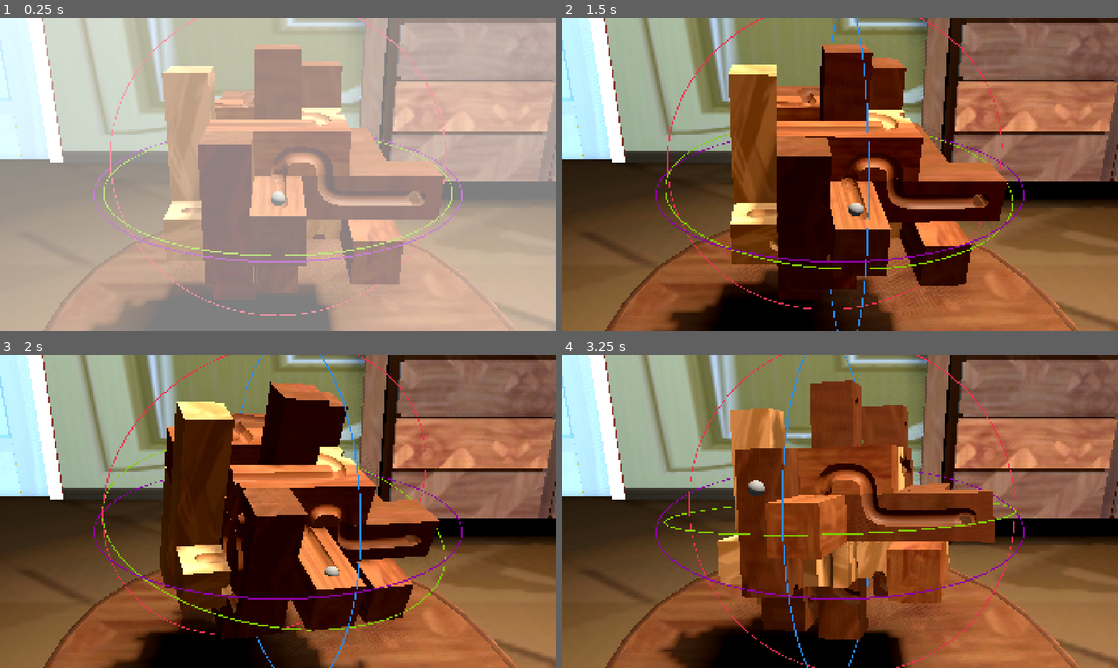
Above: before the commit, frames 1-4 (two rows, left to right).
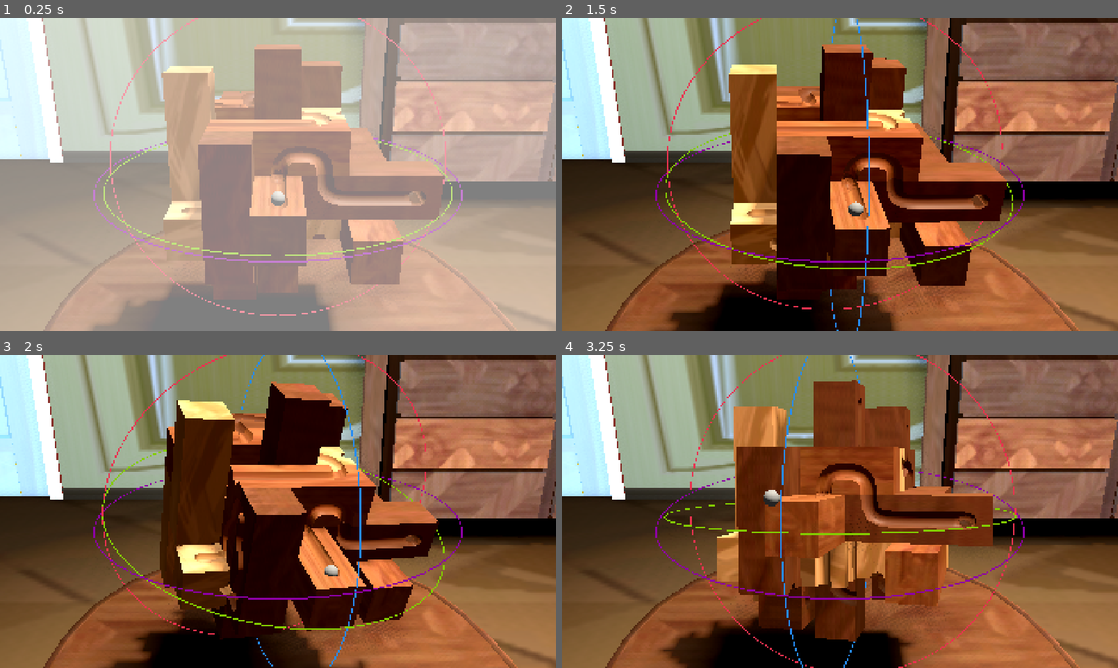
Above: after the commit, the same moments.

Repository: henpemaz/Marble-Maze
Game: Godot game, scene res://Game/Levels/game.tscn
The game is run twice, just before and just after one commit, with the same random seed, the same clock (stepped at 60 frames per second) and the same inputs. This scene is started directly instead of the project's main scene.
Inputs (mouse positions are in pixels of both pictures, inside the frame that each line leads up to):
- Up to frame 1 (0.25 s): no input
- Up to frame 2 (1.5 s): tap Enter (ui_accept) at 0.5, 0.77 s; move the mouse to (962, 158) at 0.52 s; press the mouse at (962, 158) at 0.53 s; release the mouse at (962, 158) at 1.25 s; drag from (728, 190) to (812, 237) at 1.27 s
- Up to frame 3 (2 s): no input
- Up to frame 4 (3.25 s): tap Enter (ui_accept) at 2, 2.75 s; move the mouse to (895, 442) at 2.02 s; press the mouse at (895, 442) at 2.03 s; release the mouse at (895, 442) at 2.75 s; drag from (812, 574) to (673, 464) at 2.77 s

Frame 1 is identical in both runs. In frame 2, 0.5% of the frame differs, in the area x 18-81%, y 0-100%; in frame 3, 1.5%; in frame 4, 6.0%, in the area x 18-82%, y 0-100%.

Commit message:
fix gizmo movement

Diff:
--- a/marble-maze/Game/Components/gizmo.gd
+++ b/marble-maze/Game/Components/gizmo.gd
@@ -14,6 +14,8 @@
 @export var inactive_alpha := 0.2
 @export var hover_alpha := 0.5
 @export var active_alpha := 1.0
+
+@export var debug:bool
 
 signal dragged(offset:float)
 signal gizmo_grabbed
@@ -51,11 +53,11 @@
 	original_shape_height = shape.height
 	var camera := get_viewport().get_camera_3d()
 	if abs(camera.global_basis.z.dot(global_basis.y)) < 0.2: # from side
-		print("dragged from side!")
+		if debug: print("dragged from side!")
 		grabbed_from_side = true
 		shape.height = 1 # extend
 	else:
-		print("dragged from front!")
+		if debug: print("dragged from front!")
 		grabbed_from_side = false
 		shape.height = 0.0 # shrimk
 
@@ -64,7 +66,7 @@
 	update_graphics()
 	gizmo_grabbed.emit()
 
-	print("dragged!")
+	if debug: print("dragged!")
 
 func released():
 	collision_layer &= ~active_gizmo_layer
@@ -73,13 +75,13 @@
 
 	gizmo_released.emit()
 
-	print("released!")
+	if debug: print("released!")
 
 func new_grab_position(mouse_position:Vector2):
 	var new_grabbed_point := point_of_mouse(mouse_position)
 	var angle_offset := grabbed_point.signed_angle_to(new_grabbed_point, Vector3.UP)
 	dragged.emit(angle_offset)
-	print(angle_offset)
+	if debug: print(angle_offset)
 
 
 func point_of_mouse(mouse_position:Vector2)->Vector3:
@@ -95,8 +97,8 @@
 	if result:
 		var hit:Vector3 = global_transform.inverse() * result["position"]
 		hit.y = 0
-		print("shape hit")
-		print(hit)
+		if debug: print("shape hit")
+		if debug: print(hit)
 		return hit
 	if grabbed_from_side: # cilinder only
 		return Vector3.ZERO
@@ -105,11 +107,11 @@
 	if result:
 		var hit:Vector3 = global_transform.inverse() * result
 		hit.y = 0
-		print("plane hit")
-		print(hit)
+		if debug: print("plane hit")
+		if debug: print(hit)
 		return hit
 
-	push_error("no result")
+	if debug: push_error("no result")
 	return Vector3.ZERO
 
 
--- a/marble-maze/Game/Levels/controls.gd
+++ b/marble-maze/Game/Levels/controls.gd
@@ -26,18 +26,34 @@
 
 func _physics_process(delta: float) -> void:
 	var change := Basis()
-	change = change.rotated(Vector3.RIGHT, puzzle_motion.y * puzzle_speed)
-	change = change.rotated(Vector3.UP, puzzle_motion.x * puzzle_speed)
-	change = camera_pivot.transform.basis * change * camera_pivot.transform.basis.inverse()
-
-	change = change.rotated(puzzle.basis*Vector3.UP, gizmo_motion.y)
-	change = change.rotated(puzzle.basis*Vector3.LEFT, gizmo_motion.x)
-	change = change.rotated(puzzle.basis*Vector3.BACK, gizmo_motion.z)
-
-	puzzle.angular_velocity = change.get_euler()/delta
+	if puzzle_motion:
+		change = change.rotated(Vector3.RIGHT, puzzle_motion.y * puzzle_speed)
+		change = change.rotated(Vector3.UP, puzzle_motion.x * puzzle_speed)
+		change = camera_pivot.basis * change * camera_pivot.basis.inverse()
+	elif gizmo_motion.y:
+		change = change.rotated(puzzle.basis.y, gizmo_motion.y)
+	elif gizmo_motion.x:
+		change = change.rotated(puzzle.basis.x, gizmo_motion.x)
+	elif gizmo_motion.z:
+		change = change.rotated(puzzle.basis.z, gizmo_motion.z)
 
 	puzzle_motion = Vector2.ZERO
 	gizmo_motion = Vector3.ZERO
+
+	# puzzle.angular_velocity = change.get_euler()/delta # not so simple huh
+	# this has errors at high speed, moves other axis
+
+	# Actually maybe our rotation matrix is the tensor already
+	#puzzle.angular_velocity.x = change.y.z/delta
+	#puzzle.angular_velocity.y = change.z.x/delta
+	#puzzle.angular_velocity.z = change.x.y/delta
+	# nope, rotational tensor also only works for ||w|| << 1 since we are a rotating frame
+
+	# Solve by du = w*u https://physics.stackexchange.com/questions/511227/a-question-about-the-angular-velocity-vector
+	var b = puzzle.basis
+	var nb = change * b
+	var db = Basis(nb.x-b.x,nb.y-b.y,nb.z-b.z)
+	puzzle.angular_velocity = 0.5*(b.x.cross(db.x) + b.y.cross(db.y) + b.z.cross(db.z))/delta
 
 var gizmo_motion:Vector3
 func _on_gizmo_y_dragged(offset: float) -> void:
--- a/marble-maze/Game/Levels/game.tscn
+++ b/marble-maze/Game/Levels/game.tscn
@@ -263,6 +263,7 @@
 cam_pitch_max = 1.213003830136059
 
 [node name="Puzzle" parent="Gameplay/Controls" unique_id=1541671838 instance=ExtResource("3_uio3x")]
+custom_integrator = true
 
 [node name="GizmoY" parent="Gameplay/Controls/Puzzle" unique_id=1731333145 instance=ExtResource("6_ojvjq")]
 mesh = SubResource("TorusMesh_ojvjq")
@@ -270,13 +271,13 @@
 shape = SubResource("CylinderShape3D_78l5e")
 
 [node name="GizmoX" parent="Gameplay/Controls/Puzzle" unique_id=28477053 instance=ExtResource("6_ojvjq")]
-transform = Transform3D(-4.371139e-08, -1, 0, 1, -4.371139e-08, 0, 0, 0, 1, 0, 0, 0)
+transform = Transform3D(0, 1, 0, -1, 0, 0, 0, 0, 1, 0, 0, 0)
 mesh = SubResource("TorusMesh_3oj00")
 material = SubResource("StandardMaterial3D_ubs0m")
 shape = SubResource("CylinderShape3D_ei3f0")
 
 [node name="GizmoZ" parent="Gameplay/Controls/Puzzle" unique_id=2113012164 instance=ExtResource("6_ojvjq")]
-transform = Transform3D(1, 0, 0, 0, -4.371139e-08, -1, 0, 1, -4.371139e-08, 0, 0, 0)
+transform = Transform3D(1, 0, 0, 0, 0, -1, 0, 1, 0, 0, 0, 0)
 mesh = SubResource("TorusMesh_04jbb")
 material = SubResource("StandardMaterial3D_eksgd")
 shape = SubResource("CylinderShape3D_1ffif")
